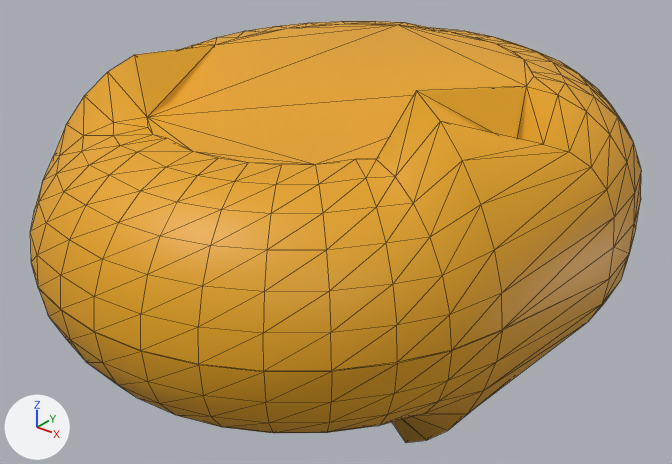
The glTF model BY.glb: old version first, new version second.
The view is the same before and after, from a 50 mm lens placed at (0.86, -1.156, 0.732), pointed at (0.02, -0.106, 0.081). The axes (+X, +Y, +Z) are drawn at lower left. The lights are the same throughout. Mesh edges are drawn as thin lines. Vertices at the same position are counted once.

The older version as bpy lines, for what is in view:
```python
me_cylinder_001 = bpy.data.meshes.new('Cylinder.001')
me_cylinder_001.from_pydata(...)  # 448 vertices, 892 faces; spans x -0.45..0.432, y -0.507..0.496, z -0.133..0.398
me_cylinder_001.materials.append(mat_material_4003)  # orange #e7a518
ob_by = bpy.data.objects.new('BY', me_cylinder_001)
ob_by.location = (0.014, -0.082, 0.0)
```
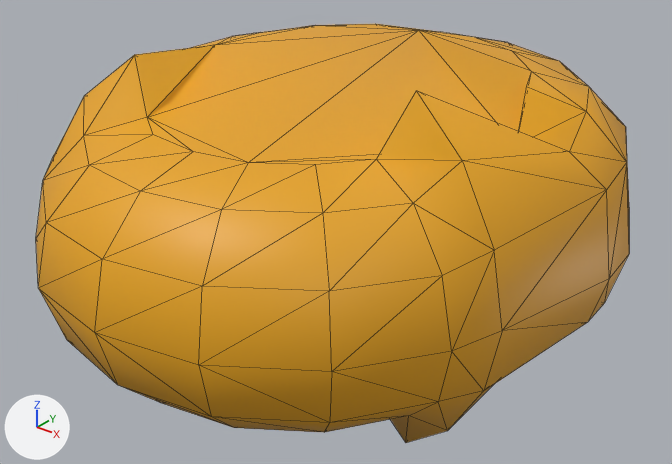
Pixel boxes (x1, y1, x2, y2) of what changed, in the pictures (672 x 464 px):
'BY', reshaped
    before: (30, 21, 641, 443)
    after: (36, 24, 629, 443)
part 1 of me_cylinder_001, deleted (orange)
    before: (30, 21, 641, 443)

Diff of the bpy script that builds the scene:
```diff
--- a/BY.glb.py
+++ b/BY.glb.py
@@ me_cylinder_001 @@
 # used by ob_by; location = (0.014, -0.082, 0.0)
-me_cylinder_001.from_pydata(...)  # 448 vertices, 892 faces; spans x -0.45..0.432, y -0.507..0.496, z -0.133..0.398
+me_cylinder_001.from_pydata(...)  # 133 vertices, 262 faces; spans x -0.441..0.432, y -0.507..0.487, z -0.133..0.398
+# me_cylinder_001 part 1: 315 vertices removed from x -0.45..0.432, y -0.507..0.496, z -0.104..0.37
+# me_cylinder_001 part 2: the surface is now shaded smooth
 me_cylinder_001.materials.append(mat_material_4003)
```
